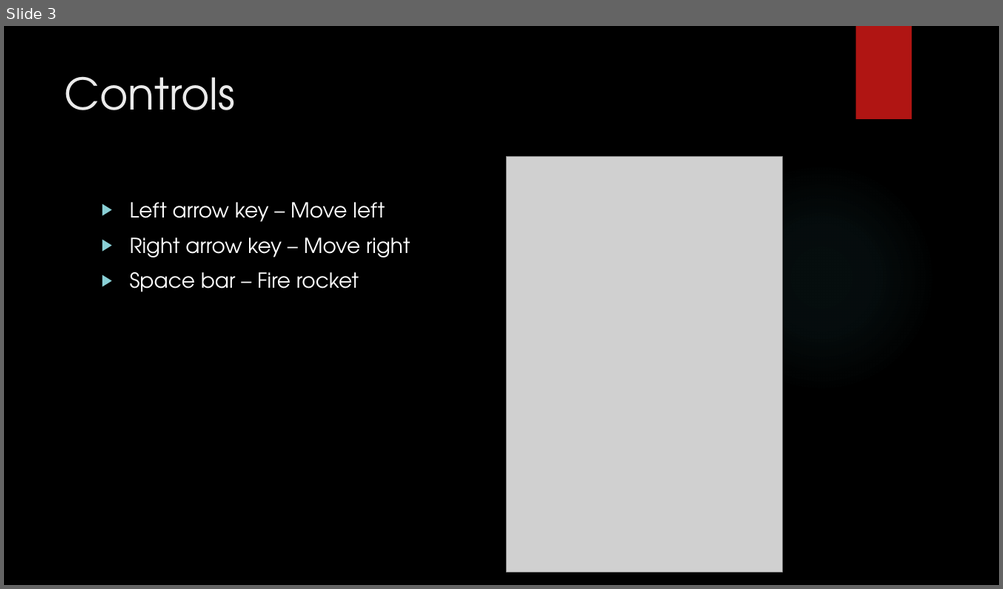
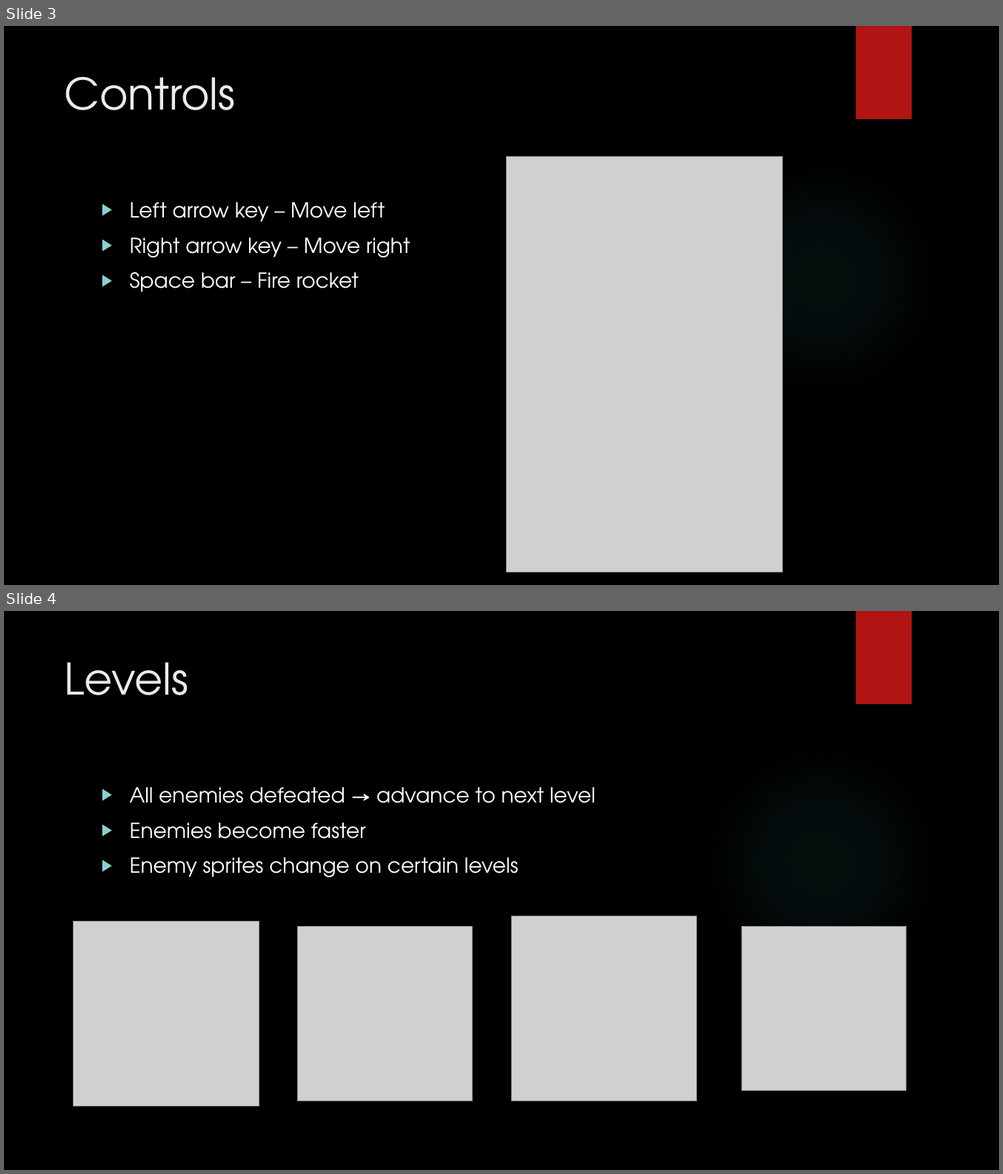
Before and after one commit to roehlerw/CSE471Project3, a slide deck: Presentation/CSE 471 Project 3.pptx. Shown one above the other, each under a label of ours: slide 3 before the commit, slides 3 and 4 after it. The pictures are 1003x589 and 1003x1174 pixels, drawn with LibreOffice and Linux fonts; fonts in the diff are those of the drawing; grey boxes stand for pictures; background and template pictures are left out. Boxes give left, top, right and bottom in pixels: in the first picture for what was removed or moved away, otherwise in the second. Text is boxed around its words. In the diff, an @@ line names an element or a change of style, - is before the commit and + after.

Commit message:
added level stuff to powerpoint

```diff
--- a/Presentation/CSE 471 Project 3.pptx
+++ b/Presentation/CSE 471 Project 3.pptx
@@ slide 4 added at [4, 611, 999, 1170], background picture (left out); not listed: 2 template elements that a slide beside it also shows @@
@@ title added at [64, 662, 188, 695], 42 pt, text #EBEBEB @@
+Levels
@@ text added at [130, 787, 595, 877], 20 pt, text #FFFFFF @@
+▶ All enemies defeated → advance to next level
+▶ Enemies become faster
+▶ Enemy sprites change on certain levels
@@ picture added at [74, 921, 259, 1106] @@
@@ picture added at [512, 916, 697, 1101] @@
@@ picture added at [298, 926, 472, 1101] @@
@@ picture added at [742, 926, 906, 1091] @@
```
